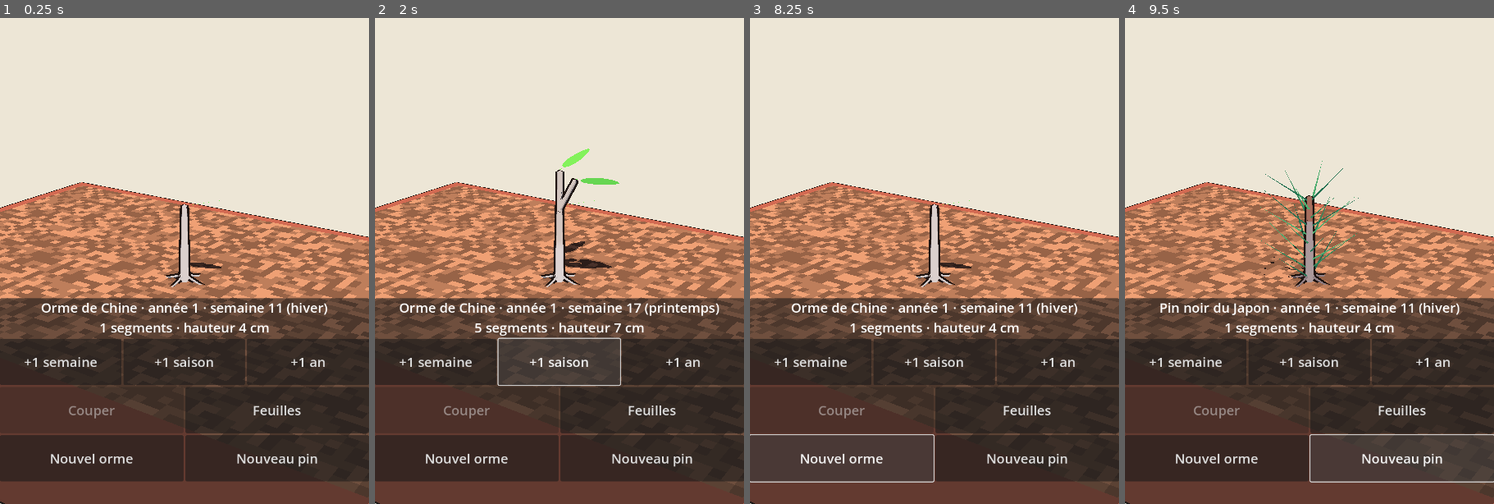
Above: before the commit, frames 1-4 (left to right).
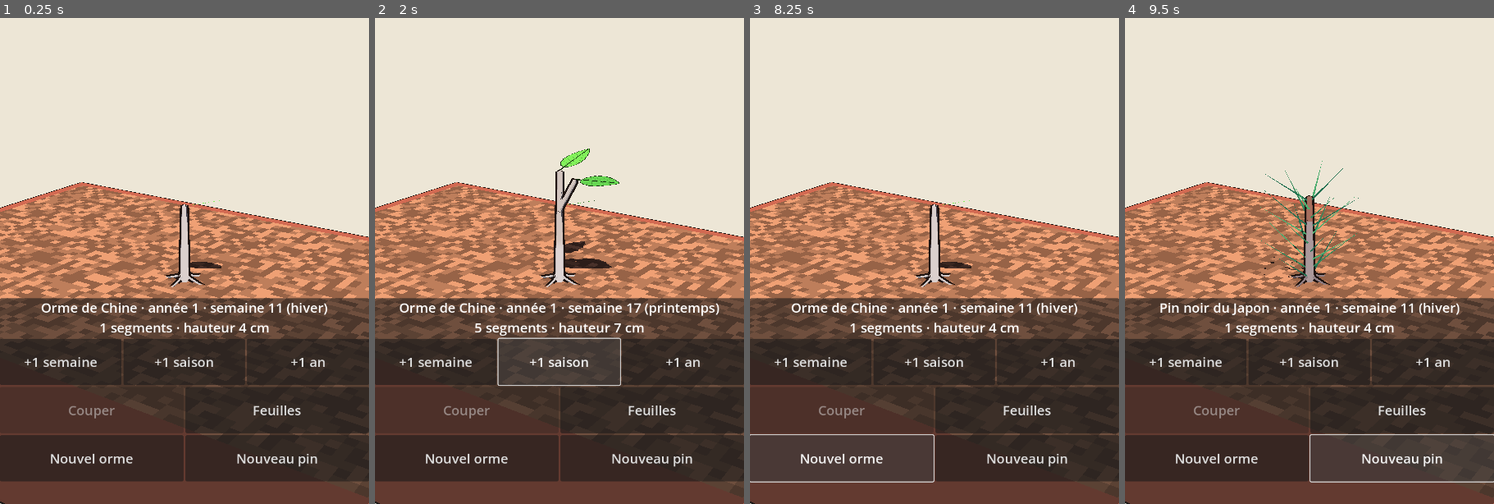
Above: after the commit, the same moments.

Repository: Ankool29/bonzai
Game: Godot game, scene res://scenes/main.tscn
Two runs of this game, one before a commit and one after it. Both use one fixed random seed, a clock stepped at 60 frames per second and the inputs below.
Inputs:
- Up to frame 1 (0.25 s): no input
- Up to frame 2 (2 s): click "+1 semaine" at 0.5 s; click "+1 saison" at 1.25 s
- Up to frame 3 (8.25 s): click "+1 an" at 2 s; click "Feuilles" at 2.75 s; click "Nouvel orme" at 3.5 s; click "Nouveau pin" at 4.25 s; click "+1 semaine" at 5 s; click "+1 saison" at 5.75 s; click "+1 an" at 6.5 s; click "Feuilles" at 7.25 s; click "Nouvel orme" at 8 s
- Up to frame 4 (9.5 s): click "Nouveau pin" at 8.75 s

The runs differ from the first frame. In frame 1, less than 0.1% of the frame differs, in the area x 50-60%, y 37-52%; in frame 2, 0.3%, in the area x 50-67%, y 26-52%; in frame 3, less than 0.1%; in frame 4, nothing differs.

Commit message:
Feuilles d'orme détaillées : bord denté, contour fin, nervure centrale et secondaires
Co-Authored-By: Claude Opus 5.5 <noreply@anthropic.com>
Claude-Session: https://claude.ai/code/session_01MAppfJEzF7Td7hJP7q14tM

Diff:
--- a/scripts/tree_mesh.gd
+++ b/scripts/tree_mesh.gd
@@ -6,6 +6,7 @@
 ## - pin : aiguilles par paires dessinées en géométrie (deux triangles fins croisés).
 
 const SIDES := 12
+const LEAF_PTS := 14                       # points du bord d'un côté de la feuille
 const YOUNG := Color(0.55, 0.47, 0.38, 0.35)  # rameau de l'année : gris-brun lisse
 const SELECTED := Color(0.95, 0.2, 0.12, 0.7)
 const WEAK := Color(0.8, 0.7, 0.35, 0.3)     # branche qui s'affaiblit à l'ombre
@@ -269,34 +270,66 @@
 		col *= Color(1.0, 0.9, 0.55)
 	if selected:
 		col = Color(1.0, 0.35, 0.3)
-	# Feuille d'orme : pétiole de 3 mm au nœud, limbe ovale pointu presque horizontal dans le
-	# prolongement du bourgeon (feuilles alternes sur deux rangs), légère inclinaison au hasard.
+	# Feuille d'orme : pétiole de 3 mm au nœud qui se prolonge en nervure centrale (liseré sombre),
+	# limbe ovale le plus large sous le milieu, pointe aiguë, base oblique, bord finement denté, contour fin,
+	# 5 paires de nervures. Limbe presque horizontal dans le prolongement du bourgeon (alternes, deux rangs).
 	var dir := Vector3(s.lat_dir.x, s.lat_dir.y * 0.3, s.lat_dir.z).normalized()
 	var side := Vector3.UP.cross(dir).normalized().rotated(dir, (h - 0.5) * 0.8)
 	var nrm := dir.cross(side).normalized()
 	var l := sim.foliage_size * f
-	var w := l * 0.22
+	var wmax := l * 0.27
 	var b0 := s.end + dir * 0.003 * f  # base du limbe, au bout du pétiole
 	if not selected:
 		col *= Color(0.35, 0.62, 0.22) if h < 0.5 else Color(0.28, 0.55, 0.2)
-	_tri(s.end + side * 0.0004, s.end - side * 0.0004, b0, nrm, col)  # pétiole
-	var c := b0 + dir * l * 0.45
-	var prev := b0
-	for k in range(1, 13):
-		var u := PI * k / 12.0  # contour d'un côté puis de l'autre
-		var x := (1.0 - cos(u)) * 0.5
-		var y := sin(u) * (1.0 - x * 0.35) * w
-		var p1 := b0 + dir * l * x + side * y
-		_tri(c, prev, p1, nrm, col)
-		prev = p1
-	prev = b0
-	for k in range(1, 13):
-		var u := PI * k / 12.0
-		var x := (1.0 - cos(u)) * 0.5
-		var y := sin(u) * (1.0 - x * 0.35) * w * 0.85  # base oblique : un côté plus étroit
-		var p1 := b0 + dir * l * x - side * y
-		_tri(c, p1, prev, nrm, col)
-		prev = p1
+	var ink := Color(0.08, 0.14, 0.06)
+	var vein := col.darkened(0.25)
+	# contour : côté droit de la base à la pointe, puis côté gauche (plus étroit) de la pointe à la base
+	var cont: Array[Vector3] = [b0]
+	for k in range(1, LEAF_PTS + 1):
+		cont.append(_leaf_pt(b0, dir, side, l, wmax, k, 1.0))
+	for k in range(LEAF_PTS - 1, 0, -1):
+		cont.append(_leaf_pt(b0, dir, side, l, wmax, k, -0.85))
+	var c := b0 + dir * l * 0.42
+	for k in cont.size():
+		var p0 := cont[k]
+		var p1 := cont[(k + 1) % cont.size()]
+		_tri(c, p0, p1, nrm, col)
+		# contour fin : ruban sombre juste à l'extérieur du limbe
+		var o0 := p0 + (p0 - c).normalized() * 0.00035
+		var o1 := p1 + (p1 - c).normalized() * 0.00035
+		_tri(p0, o0, o1, nrm, ink)
+		_tri(p0, o1, p1, nrm, ink)
+	# pétiole + nervure centrale, puis nervures secondaires, légèrement décollés des deux faces
+	_line(s.end, b0 + dir * l * 0.95, 0.00025, nrm, ink)
+	for k in range(1, 6):
+		var x := k / 6.0 * 0.85
+		var x2 := x + 0.12
+		var m0 := b0 + dir * l * x
+		_line(m0, b0 + dir * l * x2 + side * _leaf_w(x2) * wmax * 0.85, 0.00012, nrm, vein)
+		_line(m0, b0 + dir * l * x2 - side * _leaf_w(x2) * wmax * 0.72, 0.00012, nrm, vein)
+
+
+## Point du bord de la feuille : x de 0 (base) à 1 (pointe), bord légèrement denté.
+func _leaf_pt(b0: Vector3, dir: Vector3, side: Vector3, l: float, wmax: float, k: int, sgn: float) -> Vector3:
+	var x := float(k) / LEAF_PTS
+	var y := _leaf_w(x) * wmax * sgn
+	if k < LEAF_PTS:
+		y *= 1.0 + 0.08 * (k % 2)
+	return b0 + dir * l * x + side * y
+
+
+## Largeur relative du limbe (0 à 1) : maximum vers 40 % de la longueur, pointe aiguë.
+func _leaf_w(x: float) -> float:
+	return pow(x, 0.6) * pow(1.0 - x, 0.9) / 0.364
+
+
+## Trait fin dans le plan de la feuille, dessiné sur les deux faces.
+func _line(a: Vector3, b: Vector3, half_w: float, nrm: Vector3, col: Color) -> void:
+	var w := (b - a).cross(nrm).normalized() * half_w
+	for lift in [0.00012, -0.00012]:
+		var o: Vector3 = nrm * lift
+		_tri(a - w + o, b - w + o, b + w + o, nrm, col)
+		_tri(a - w + o, b + w + o, a + w + o, nrm, col)
 
 
 func _tri(p0: Vector3, p1: Vector3, p2: Vector3, nrm: Vector3, col: Color) -> void:
Not shown, changed: docs/ETAPE7.md
